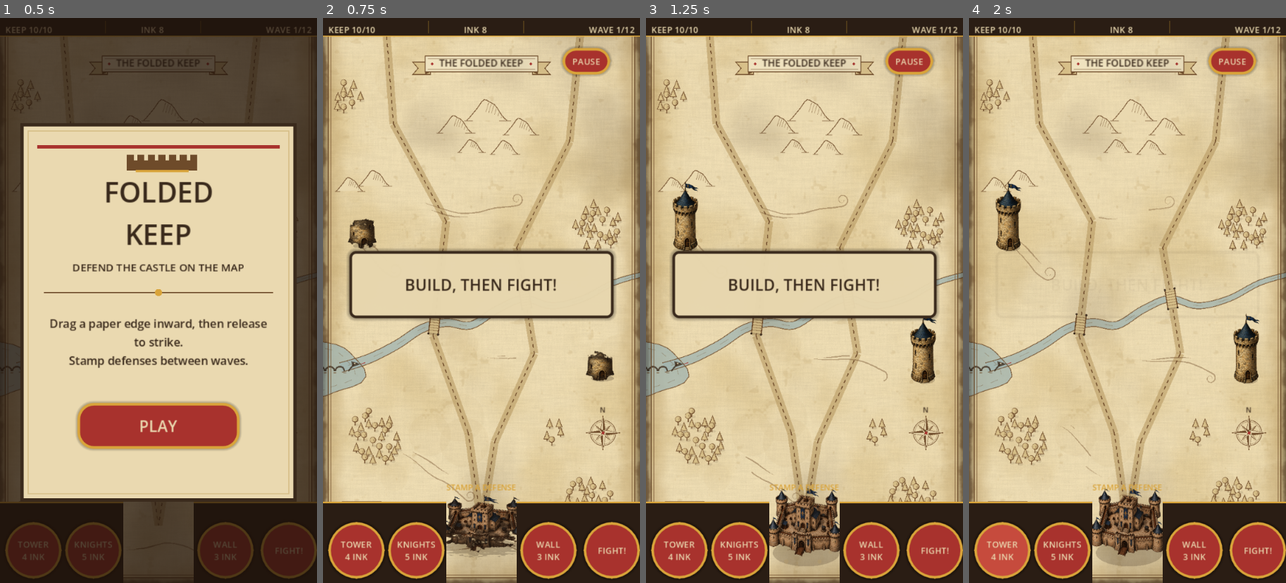
Above: before the commit, frames 1-4 (left to right).
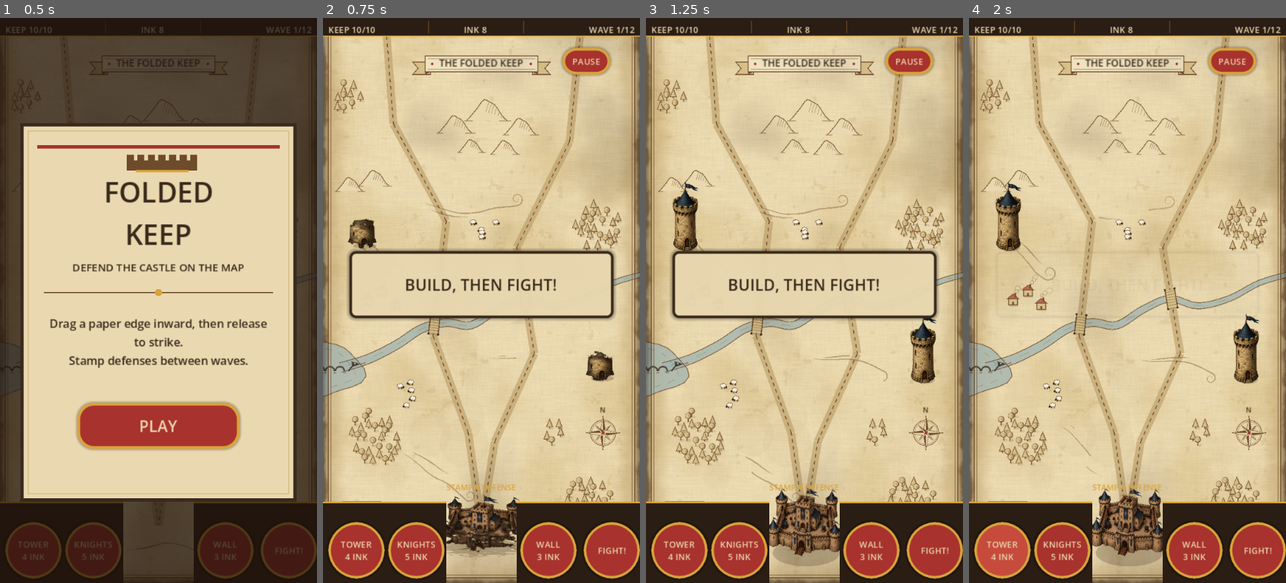
Above: after the commit, the same moments.

Repository: vortechU/folded-keep
Game: Godot game, scene res://scenes/main.tscn
Same seed, same stepped clock (60 frames per second), same inputs: the game is played once before the commit and once after it.
Inputs:
- Up to frame 1 (0.5 s): no input
- Up to frame 2 (0.75 s): click "PLAY" at 0.5 s
- Up to frame 3 (1.25 s): no input
- Up to frame 4 (2 s): click "TOWER 4 INK" at 1.25 s

Frame 1 is identical in both runs. In frame 2, 0.2% of the frame differs, in the area x 23-56%, y 35-70%; in frame 3, 0.2%; in frame 4, 0.4%, in the area x 11-56%, y 35-70%.

Commit message:
Ambient life: grazing sheep that scatter from slams and enemies, a hamlet with chimney smoke drifting on the wind, bird flocks in V formation with ground shadows
Co-Authored-By: Claude Opus 5.5 <noreply@anthropic.com>

Diff:
--- a/scripts/main.gd
+++ b/scripts/main.gd
@@ -76,7 +76,7 @@
 			_run_autotest(arg.trim_prefix("--autotest="))
 
 
-## Wind curls on the paper (under splats and buildings) and cloud shadows over everything.
+## Wind curls on the paper, cloud shadows over everything, and ambient life (sheep, smoke, birds).
 func _add_atmosphere() -> void:
 	var world := $MapViewport/World
 	var wind := Wind.new()
@@ -90,6 +90,12 @@
 	clouds.material = mat
 	clouds.draw.connect(func(): clouds.draw_rect(Rect2(Vector2.ZERO, Paper.SIZE), Color.WHITE))
 	world.add_child(clouds)
+	# sheep and chimney smoke under the buildings; birds above everything
+	var ambient := Ambient.new()
+	world.add_child(ambient)
+	world.move_child(ambient, buildings.get_index())
+	fold.slammed.connect(ambient.on_slam)
+	world.add_child(Birds.new())
 
 
 # --- phases ---------------------------------------------------------------------------
--- a/scripts/tests/ink_test.gd
+++ b/scripts/tests/ink_test.gd
@@ -52,6 +52,27 @@
 	await _map("g_atmosphere_1")
 	await _wait(2.5)
 	await _map("g_atmosphere_2")
+	# ambient life: a flock of birds overhead, then a slam next to the sheep
+	var world: Node = _main.get_node("MapViewport/World")
+	for c in world.get_children():
+		if c is Birds:
+			c._spawn()
+			c._flocks[-1].pos = Vector2(150, 200)
+	await _wait(0.3)
+	await _map("h_birds_and_sheep")
+	var fold: FoldController = _main.fold
+	fold.begin_fold(Vector2(360, 240))
+	for i in 10:
+		fold.drag_to(Vector2(360, 240).lerp(Vector2(120, 240), (i + 1) / 10.0))
+		await get_tree().process_frame
+	fold.release()
+	await _wait(0.45)
+	await _map("i_sheep_scatter")
+	var scared := 0
+	for c in world.get_children():
+		if c is Ambient:
+			scared = c._sheep.filter(func(sh): return sh.panic > 0.0).size()
+	print("AMBIENT scared sheep=%d" % scared)
 	print("INK done")
 	get_tree().quit()
 
--- /dev/null
+++ b/scripts/world/ambient.gd
@@ -0,0 +1,142 @@
+class_name Ambient
+extends Node2D
+## Life on the map's ground, purely cosmetic: grazing sheep that scatter when a fold slams near
+## them (or an enemy walks by), and smoke curling from the hamlet's chimneys with the wind.
+## Sits in the map World under the buildings. main.gd connects FoldController.slammed to on_slam.
+## Owner: Claude.
+
+const InkShader := preload("res://shaders/ink.gdshader")
+const FLOCKS := [Vector3(182, 238, 18), Vector3(96, 428, 16)] ## (x, y, pasture radius)
+const SHEEP_PER_FLOCK := 5
+const GRAZE_SPEED := 4.0
+const PANIC_SPEED := 38.0
+const PANIC_TIME := 1.3
+const SCARE_SLAM := 70.0 ## a crease this close sends them running
+const SCARE_ENEMY := 16.0
+const WOOL := Color("#f6eedb")
+
+var _sheep: Array[Dictionary] = []
+var _smoke: Array[Dictionary] = []
+var _smoke_cd := 0.0
+var _scan := 0.0
+
+
+func _ready() -> void:
+	var mat := ShaderMaterial.new()
+	mat.shader = InkShader
+	mat.set_shader_parameter("boil", 0.7)
+	material = mat
+	for f in FLOCKS:
+		for i in SHEEP_PER_FLOCK:
+			var home := Vector2(f.x, f.y)
+			var p: Vector2 = home + Vector2.from_angle(randf() * TAU) * randf() * f.z
+			_sheep.append({"pos": p, "home": home, "r": f.z, "target": p, "wait": randf_range(0.0, 4.0),
+				"panic": 0.0, "flee": Vector2.ZERO, "face": 1.0 if randf() < 0.5 else -1.0, "t": randf() * 10.0, "hop": 0.0})
+
+
+## A fold slammed along (m, n): sheep near the crease bolt away from it.
+func on_slam(m: Vector2, n: Vector2, _outcomes: Array) -> void:
+	var scared := false
+	for s in _sheep:
+		var d := FoldMath.side(s.pos, m, n)
+		if absf(d) < SCARE_SLAM or FoldMath.side(s.pos, m, n) > 0.0:
+			_scare(s, -n if d < 0.0 else n)
+			scared = true
+	if scared:
+		Audio.play_sfx("baa")
+
+
+func _scare(s: Dictionary, away: Vector2) -> void:
+	s.panic = PANIC_TIME * randf_range(0.8, 1.2)
+	s.flee = (away + Vector2.from_angle(randf() * TAU) * 0.6).normalized()
+	s.hop = 1.0
+
+
+func _process(delta: float) -> void:
+	_scan -= delta
+	if _scan <= 0.0:
+		_scan = 0.3
+		for e in get_tree().get_nodes_in_group("enemy"):
+			if not e.is_alive() or e.is_flying():
+				continue
+			for s in _sheep:
+				if s.panic <= 0.0 and s.pos.distance_to(e.position) < SCARE_ENEMY:
+					_scare(s, (s.pos - e.position).normalized())
+	for s in _sheep:
+		s.t += delta
+		s.hop = maxf(0.0, s.hop - delta * 3.0)
+		var step := Vector2.ZERO
+		if s.panic > 0.0:
+			s.panic -= delta
+			step = s.flee * PANIC_SPEED * delta
+		elif s.wait > 0.0:
+			s.wait -= delta
+		else:
+			var to: Vector2 = s.target - s.pos
+			if to.length() < 1.0:
+				# graze a while, then amble to a new spot in the pasture (wanderers drift home)
+				s.wait = randf_range(1.5, 5.0)
+				var back: Vector2 = s.home - s.pos
+				var r: float = s.r
+				s.target = s.pos + back * 0.5 + Vector2.from_angle(randf() * TAU) * randf() * r * 0.8 \
+					if back.length() > r else s.home + Vector2.from_angle(randf() * TAU) * randf() * r
+			else:
+				step = to.normalized() * minf(GRAZE_SPEED * delta, to.length())
+		if absf(step.x) > 0.01:
+			s.face = signf(step.x)
+		s.pos = (s.pos + step).clamp(Vector2(14, 34), Vector2(346, 626))
+	_update_smoke(delta)
+	queue_redraw()
+
+
+func _update_smoke(delta: float) -> void:
+	_smoke_cd -= delta
+	if _smoke_cd <= 0.0:
+		_smoke_cd = 0.55
+		for c in Decor.chimneys():
+			_smoke.append({"pos": c + Vector2(randf_range(-0.5, 0.5), 0), "t": 0.0, "life": randf_range(2.4, 3.2),
+				"r": randf_range(1.2, 1.8), "seed": randf() * TAU})
+	for i in range(_smoke.size() - 1, -1, -1):
+		var p: Dictionary = _smoke[i]
+		p.t += delta
+		# rises, then leans over with the wind
+		p.pos += (Vector2(0, -7.0) + Wind.DIR * Wind.SPEED * minf(p.t, 1.5)) * delta
+		if p.t >= p.life:
+			_smoke.remove_at(i)
+
+
+func _draw() -> void:
+	for p in _smoke:
+		var k: float = p.t / p.life
+		var r: float = p.r * (1.0 + k * 2.2)
+		var c: Vector2 = p.pos + Vector2(sin(p.t * 2.0 + p.seed) * 1.5, 0)
+		var a := (1.0 - k) * minf(1.0, p.t * 4.0)
+		draw_circle(c, r, Color(Palette.PARCHMENT, 0.5 * a))
+		draw_arc(c, r, 0.0, TAU, 12, Color(Palette.SEPIA, 0.55 * a), 0.6)
+	for s in _sheep:
+		_draw_sheep(s)
+
+
+func _draw_sheep(s: Dictionary) -> void:
+	var p: Vector2 = s.pos
+	var f: float = s.face
+	var moving: bool = s.panic > 0.0 or s.wait <= 0.0
+	var bob := absf(sin(s.t * (22.0 if s.panic > 0.0 else 10.0))) * (1.0 if moving else 0.0)
+	var lift: float = s.hop * 3.0 + bob * 0.6
+	draw_set_transform(p + Vector2(0.5, 1.5), 0.0, Vector2(1.0, 0.4))
+	draw_circle(Vector2.ZERO, 3.2, Color(Palette.INK, 0.15))
+	draw_set_transform(p + Vector2(0, -lift), 0.0, Vector2(f, 1.0))
+	# legs (scissoring while walking), woolly body, black face
+	var sw := sin(s.t * 20.0) * 0.8 if moving else 0.0
+	for x in [-1.8, 1.6]:
+		draw_line(Vector2(x + sw, 0.5), Vector2(x - sw, 2.4), Palette.INK, 0.7)
+	for c in [Vector2(-1.6, -1.6), Vector2(0.4, -2.2), Vector2(1.6, -1.2), Vector2(-0.4, -0.6)]:
+		draw_circle(c, 2.0, Palette.SEPIA)
+	for c in [Vector2(-1.6, -1.6), Vector2(0.4, -2.2), Vector2(1.6, -1.2), Vector2(-0.4, -0.6)]:
+		draw_circle(c, 1.5, WOOL)
+	# grazing sheep lower their heads
+	var head := Vector2(3.4, -1.2 if moving else 0.4)
+	draw_circle(head, 1.2, Palette.INK)
+	draw_set_transform(Vector2.ZERO)
+	if s.panic > 0.0 and s.hop > 0.3:
+		draw_string(ThemeDB.fallback_font, p + Vector2(-1.5, -7 - lift), "!", HORIZONTAL_ALIGNMENT_LEFT, -1, 8, Palette.INK)
--- /dev/null
+++ b/scripts/world/birds.gd
@@ -0,0 +1,67 @@
+class_name Birds
+extends Node2D
+## Now and then a flock of doodled birds crosses the map in a V, their shadows gliding over the
+## paper far below. Purely cosmetic; drawn above the units (and cloud shadows). Owner: Claude.
+
+const InkShader := preload("res://shaders/ink.gdshader")
+const EVERY := Vector2(9.0, 16.0) ## seconds between flocks (min, max)
+const SPEED := 34.0
+const SHADOW := Vector2(14, 26) ## how far below (on the paper) the shadows fall
+
+var _flocks: Array[Dictionary] = []
+var _next := 3.0
+
+
+func _ready() -> void:
+	var mat := ShaderMaterial.new()
+	mat.shader = InkShader
+	mat.set_shader_parameter("boil", 0.7)
+	material = mat
+
+
+func _process(delta: float) -> void:
+	_next -= delta
+	if _next <= 0.0:
+		_next = randf_range(EVERY.x, EVERY.y)
+		_spawn()
+	for i in range(_flocks.size() - 1, -1, -1):
+		var f: Dictionary = _flocks[i]
+		f.t += delta
+		f.pos += f.dir * SPEED * delta
+		if not Rect2(-120, -120, 600, 880).has_point(f.pos):
+			_flocks.remove_at(i)
+	queue_redraw()
+
+
+## Fly in from the upwind side (mostly) and cross the map.
+func _spawn() -> void:
+	var dir := Wind.DIR.rotated(randf_range(-0.5, 0.5))
+	if randf() < 0.3:
+		dir = -dir
+	# start outside the map, on the line through a random point of it
+	var through := Vector2(randf_range(60, 300), randf_range(120, 520))
+	var birds: Array[Vector2] = [Vector2.ZERO]
+	for i in range(1, randi_range(3, 7)):
+		var side := 1.0 if i % 2 == 1 else -1.0
+		var rank := ceilf(i / 2.0)
+		birds.append(Vector2(-rank * 9.0, side * rank * 7.0)) # in flock space: x = along flight
+	_flocks.append({"pos": through - dir * 420.0, "dir": dir, "t": randf() * 5.0, "birds": birds})
+
+
+func _draw() -> void:
+	for f in _flocks:
+		var d: Vector2 = f.dir
+		for i in f.birds.size():
+			var o: Vector2 = f.birds[i]
+			var p: Vector2 = f.pos + d * o.x + d.orthogonal() * o.y
+			var flap := sin(f.t * 9.0 + i * 1.3)
+			_bird(p + SHADOW, flap, Color(Palette.INK, 0.12), 1.2)
+			_bird(p, flap, Color(Palette.INK, 0.8), 0.8)
+
+
+## The classic doodled bird: two little arcs meeting at the body.
+func _bird(p: Vector2, flap: float, col: Color, w: float) -> void:
+	var tip := Vector2(4.5, -1.8 - flap * 2.2)
+	var mid := Vector2(2.2, -2.2 - flap * 0.8)
+	for sx in [-1.0, 1.0]:
+		draw_polyline(PackedVector2Array([p + Vector2(tip.x * sx, tip.y), p + Vector2(mid.x * sx, mid.y), p]), col, w)
--- a/scripts/world/decor.gd
+++ b/scripts/world/decor.gd
@@ -8,6 +8,8 @@
 const WATER := Color("#9fb4b2")
 const LAKE := Vector2(-6, 398)
 const LAKE_R := Vector2(50, 32)
+## A little hamlet by the left tower; ambient.gd puffs smoke from its chimneys.
+const HOUSES := [Vector2(50, 322), Vector2(67, 312), Vector2(82, 327)]
 
 var paper: Paper
 var _rng := RandomNumberGenerator.new()
@@ -28,6 +30,30 @@
 	_draw_cartouche(Vector2(180, 52), "THE FOLDED KEEP")
 	_draw_compass(Vector2(318, 470), 20.0)
 	_draw_scale_bar(Vector2(22, 548))
+	_draw_hamlet()
+
+
+## Chimney tops of the hamlet's houses (where the smoke comes out).
+static func chimneys() -> Array[Vector2]:
+	var out: Array[Vector2] = []
+	for h: Vector2 in HOUSES:
+		out.append(h + Vector2(2.5, -10.5))
+	return out
+
+
+func _draw_hamlet() -> void:
+	var houses: Array = HOUSES.duplicate()
+	houses.sort_custom(func(a, b): return a.y < b.y)
+	for h: Vector2 in houses:
+		draw_rect(Rect2(h + Vector2(-4, -1), Vector2(10, 6)), Color(Palette.INK, 0.15))
+		# chimney, walls, roof, door
+		draw_rect(Rect2(h + Vector2(1.5, -10.5), Vector2(2, 5)), Palette.SEPIA)
+		draw_rect(Rect2(h + Vector2(-5, -4), Vector2(10, 7)), Palette.PARCHMENT_MID)
+		draw_rect(Rect2(h + Vector2(-5, -4), Vector2(10, 7)), Palette.SEPIA, false, 0.7)
+		var roof := PackedVector2Array([h + Vector2(-6.5, -4), h + Vector2(0, -9.5), h + Vector2(6.5, -4)])
+		draw_colored_polygon(roof, Color(Palette.RED, 0.7))
+		draw_polyline(roof + PackedVector2Array([roof[0]]), Palette.SEPIA, 0.7)
+		draw_rect(Rect2(h + Vector2(-1, -0.5), Vector2(2, 3.5)), Palette.SEPIA)
 
 
 # --- water ------------------------------------------------------------------------------
Not shown, added: scripts/world/ambient.gd.uid
Not shown, added: scripts/world/birds.gd.uid
Not shown, changed: TASKS.md
